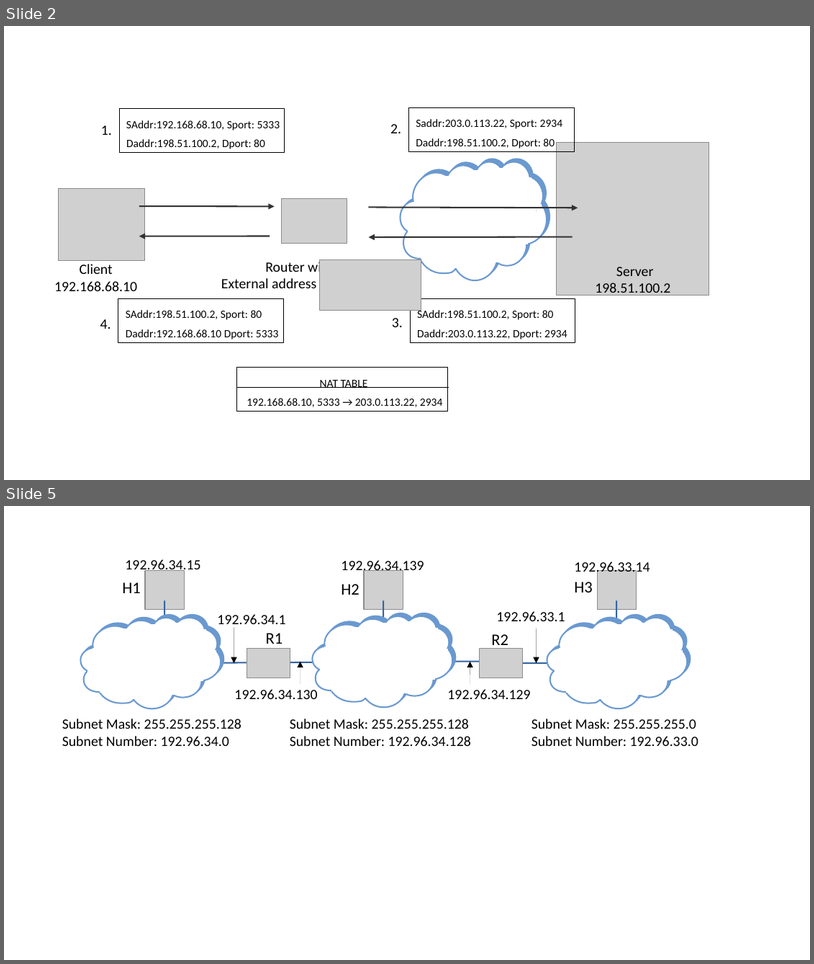
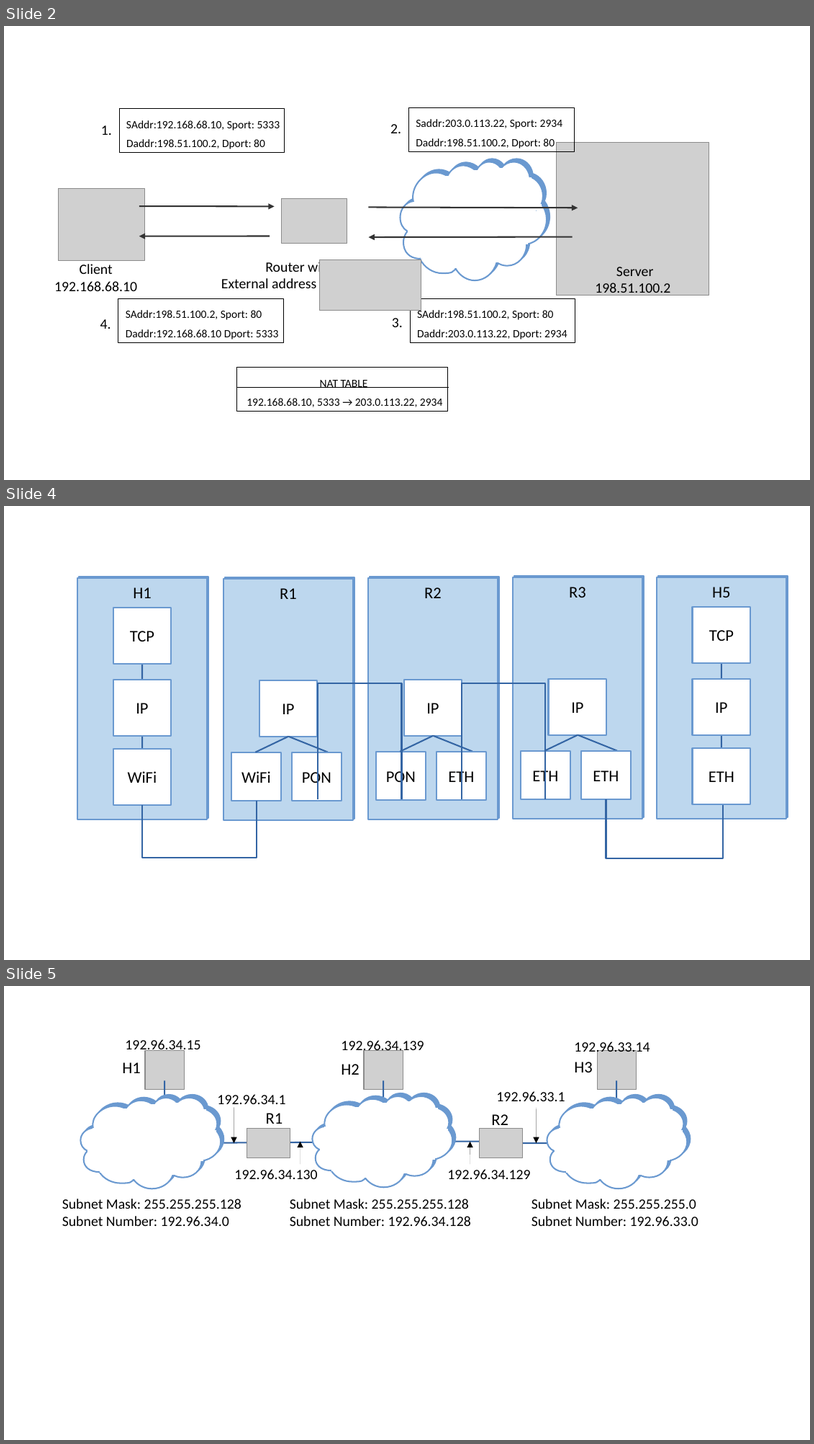
Before and after one commit to SystemsApproach/7E, a slide deck: federation/figures/federation.odp. Shown one above the other, each under a label of ours: slides 2 and 5 before the commit, slides 2, 4 and 5 after it; the slides between them are not shown. The pictures are 814x964 and 814x1444 pixels, drawn with LibreOffice and Linux fonts; fonts in the diff are those of the drawing; grey boxes stand for pictures. Boxes give left, top, right and bottom in pixels: in the first picture for what was removed or moved away, otherwise in the second. Text is boxed around its words. In the diff, an @@ line names an element or a change of style, - is before the commit and + after.

```diff
--- a/federation/figures/federation.odp
+++ b/federation/figures/federation.odp
@@ slide 4 added at <box>4,506,810,960</box>, background #FFFFFF @@
@@ rectangle added at <box>78,579,208,820</box>, fill #BDD7EE, outline #6A99D0 1.45 pt, 16 pt, text #000000 @@
+H1
@@ rectangle added at <box>513,578,643,819</box>, fill #BDD7EE, outline #6A99D0 1.45 pt, 16 pt, text #000000 @@
+R3
@@ rectangle added at <box>658,578,787,819</box>, fill #BDD7EE, outline #6A99D0 1.45 pt, 16 pt, text #000000 @@
+H5
@@ rectangle added at <box>113,607,172,664</box>, fill #FFFFFF, outline #6A99D0 1.45 pt, 16 pt, text #000000 @@
+TCP
@@ rectangle added at <box>693,606,752,662</box>, fill #FFFFFF, outline #6A99D0 1.45 pt, 16 pt, text #000000 @@
+TCP
@@ line added from (142, 664) to (142, 748), #3465A4 1.45 pt @@
@@ line added from (722, 662) to (722, 747), #3465A4 1.45 pt @@
@@ rectangle added at <box>113,680,172,736</box>, fill #FFFFFF, outline #6A99D0 1.45 pt, 16 pt, text #000000 @@
+IP
@@ rectangle added at <box>549,679,607,735</box>, fill #FFFFFF, outline #6A99D0 1.45 pt, 16 pt, text #000000 @@
+IP
@@ rectangle added at <box>693,679,752,735</box>, fill #FFFFFF, outline #6A99D0 1.45 pt, 16 pt, text #000000 @@
+IP
@@ elbow line added from (319, 800) to (402, 799), #3465A4 1.45 pt @@
@@ elbow line added from (462, 800) to (546, 799), #3465A4 1.45 pt @@
@@ line added from (579, 735) to (545, 750), #3465A4 1.45 pt @@
@@ line added from (579, 735) to (618, 750), #3465A4 1.45 pt @@
@@ rectangle added at <box>113,748,172,805</box>, fill #FFFFFF, outline #6A99D0 1.45 pt, 16 pt, text #000000 @@
+WiFi
@@ group added at <box>224,579,353,821</box>: 4 rectangles, 2 lines @@
+R1
+WiFi
+IP
+PON
@@ group added at <box>368,579,498,820</box>: 4 rectangles, 2 lines @@
+R2
+PON
+IP
+ETH
@@ rectangle added at <box>522,750,571,799</box>, fill #FFFFFF, outline #6A99D0 1.45 pt, 16 pt, text #000000 @@
+ETH
@@ rectangle added at <box>582,750,631,799</box>, fill #FFFFFF, outline #6A99D0 1.45 pt, 16 pt, text #000000 @@
+ETH
@@ rectangle added at <box>693,747,752,804</box>, fill #FFFFFF, outline #6A99D0 1.45 pt, 16 pt, text #000000 @@
+ETH
@@ elbow line added from (142, 805) to (257, 800), #3465A4 1.45 pt @@
@@ elbow line added from (606, 799) to (723, 801), #3465A4 1.45 pt @@
```
Also in this commit, not shown: 1 slide changed, 1 slide removed, 7 other files.
